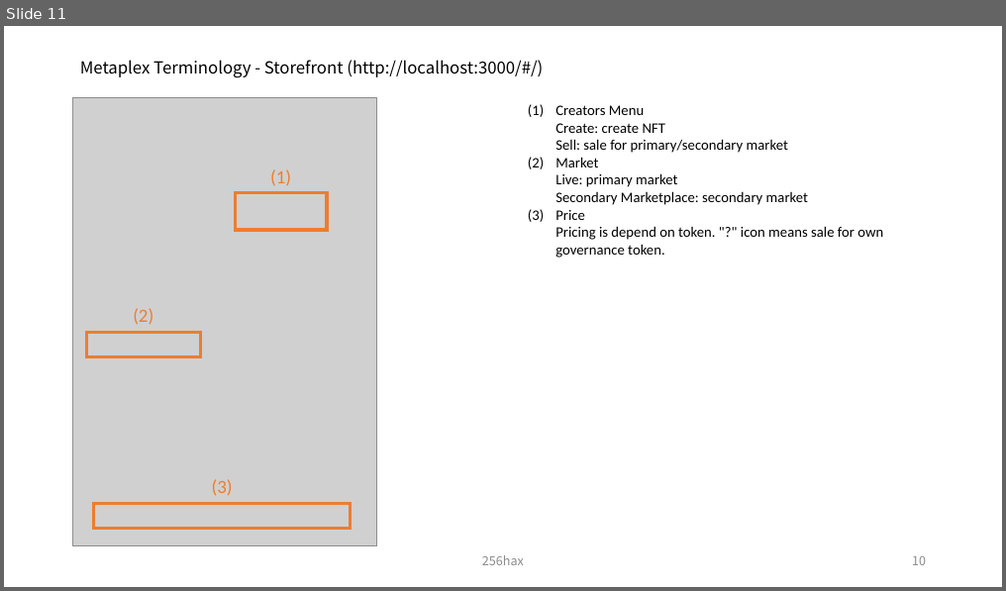
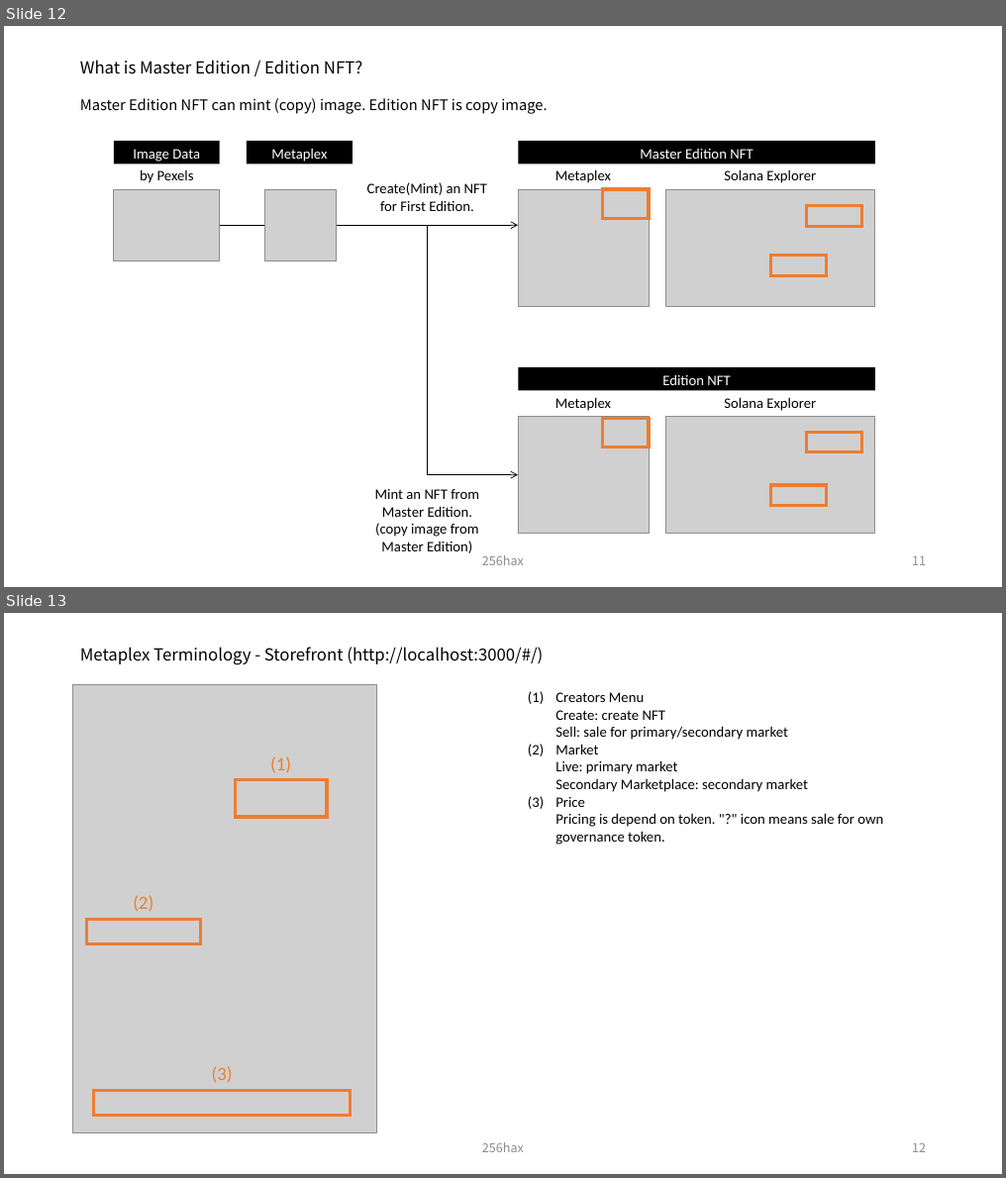
Before and after one commit to SmartGru25/Solana-React-Minimal, a slide deck: docs/Solana_Blockchain_Outline_Figure.pptx. Shown one above the other, each under a label of ours: slide 11 before the commit, slides 12 and 13 after it. The pictures are 1006x591 and 1006x1178 pixels, drawn with LibreOffice and Linux fonts; fonts in the diff are those of the drawing; grey boxes stand for pictures. Boxes give left, top, right and bottom in pixels: in the first picture for what was removed or moved away, otherwise in the second. Text is boxed around its words. In the diff, an @@ line names an element or a change of style, - is before the commit and + after.

Commit message:
docs: add start up metaplex store and what is Master Edition / Edition NFT

```diff
--- a/docs/Solana_Blockchain_Outline_Figure.pptx
+++ b/docs/Solana_Blockchain_Outline_Figure.pptx
@@ slide 12 added at (4, 26, 1002, 587), background #FFFFFF @@
@@ title added at (80, 60, 362, 75), 16 pt, text #000000 @@
+What is Master Edition / Edition NFT?
@@ text added at (80, 98, 547, 114), 14 pt, text #000000 @@
+Master Edition NFT can mint (copy) image. Edition NFT is copy image.
@@ rectangle added at (114, 141, 220, 164), fill #000000, 14 pt, text #FFFFFF @@
+Image Data
@@ rectangle added at (247, 141, 352, 164), fill #000000, 14 pt, text #FFFFFF @@
+Metaplex
@@ rectangle added at (519, 141, 875, 164), fill #000000, 14 pt, text #FFFFFF @@
+Master Edition NFT
@@ text added at (140, 170, 194, 183), 14 pt, text #000000 @@
+by Pexels
@@ text added at (555, 170, 611, 183), 14 pt, text #000000 @@
+Metaplex
@@ text added at (724, 170, 816, 183), 14 pt, text #000000 @@
+Solana Explorer
@@ picture added at (114, 189, 220, 261) @@
@@ picture added at (264, 189, 337, 261) @@
@@ text added at (367, 182, 487, 211), 14 pt, text #000000 @@
+Create(Mint) an NFT
+for First Edition.
@@ picture added at (519, 189, 649, 307) @@
@@ rectangle added at (603, 189, 648, 218), outline #ED7D31 3 pt @@
@@ picture added at (665, 189, 875, 307) @@
@@ arrow added from (220, 225) to (518, 225), #000000 0.75 pt @@
@@ elbow arrow added from (337, 225) to (518, 475), #000000 0.75 pt @@
@@ rectangle added at (807, 205, 862, 227), outline #ED7D31 3 pt @@
@@ rectangle added at (771, 255, 827, 276), outline #ED7D31 3 pt @@
@@ rectangle added at (519, 368, 875, 390), fill #000000, 14 pt, text #FFFFFF @@
+Edition NFT
@@ text added at (555, 397, 611, 411), 14 pt, text #000000 @@
+Metaplex
@@ text added at (724, 397, 816, 411), 14 pt, text #000000 @@
+Solana Explorer
@@ picture added at (518, 417, 649, 534) @@
@@ rectangle added at (603, 418, 648, 448), outline #ED7D31 3 pt @@
@@ picture added at (665, 417, 875, 534) @@
@@ rectangle added at (807, 432, 862, 453), outline #ED7D31 3 pt @@
@@ text added at (375, 489, 479, 554), 14 pt, text #000000 @@
+Mint an NFT from Master Edition.
+(copy image from Master Edition)
@@ rectangle added at (771, 485, 827, 506), outline #ED7D31 3 pt @@
@@ text added at (482, 556, 524, 566), 12 pt, text #8C8C8C @@
+256hax
@@ page number added at (912, 557, 926, 566), 12 pt, text #8C8C8C @@
+11
@@ what was slide 11 is now slide 13 @@
@@ page number at (912, 1144, 926, 1153): text changed @@
-10
+12
```
Also in this commit, not shown: 3 slides changed, 1 other slide added.
